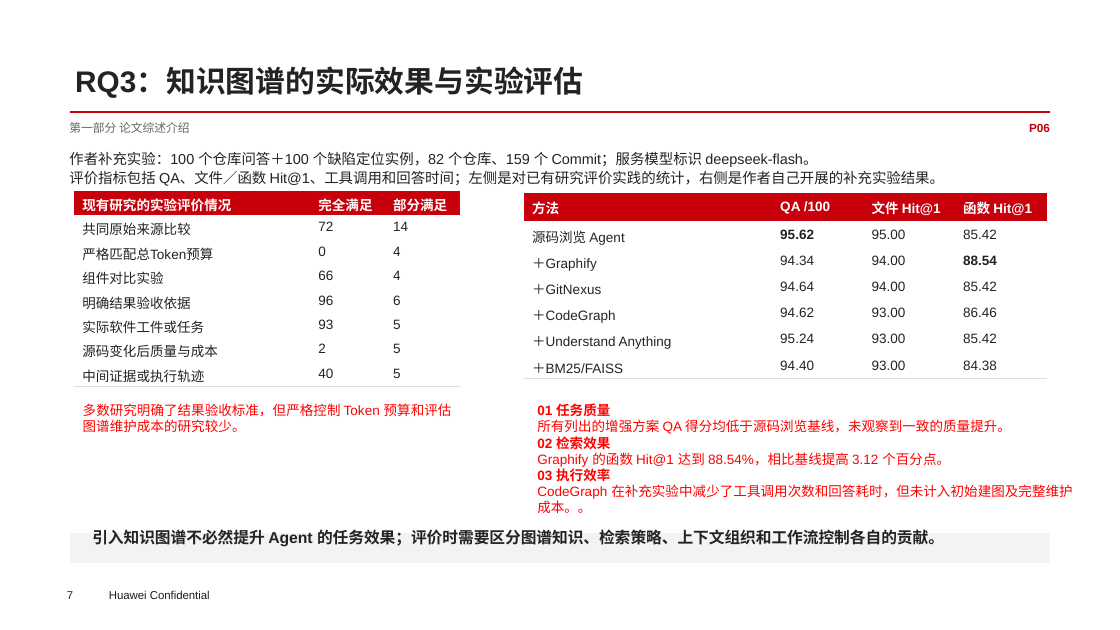
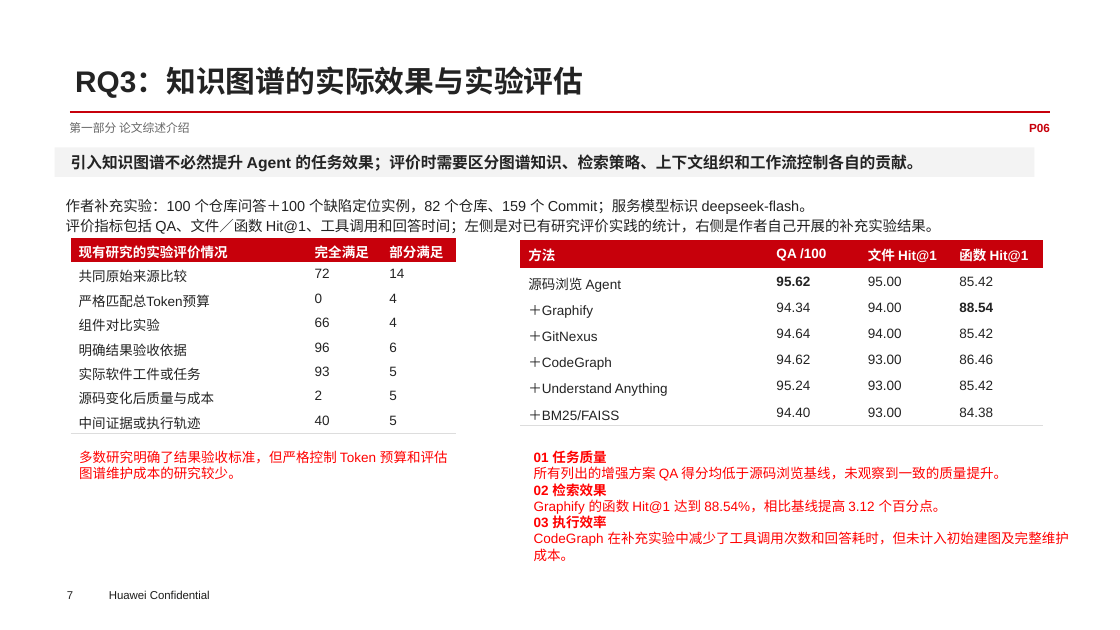
Before and after one commit to ichab/rk8s, a slide deck: slide 7 of 面向Agent软件工程的知识图谱研究综述与技术洞察.pptx. Drawn at 1120x630 pixels with LibreOffice and Linux fonts; fonts in the diff are those of the drawing; background and template pictures are left out. Boxes give left, top, right and bottom in pixels: in the first picture for what was removed or moved away, otherwise in the second. Text is boxed around its words. In the diff, an @@ line names an element or a change of style, - is before the commit and + after.

```diff
--- a/面向Agent软件工程的知识图谱研究综述与技术洞察.pptx
+++ b/面向Agent软件工程的知识图谱研究综述与技术洞察.pptx
@@ rectangle: place and size @@
-rectangle at (70, 533, 1049, 563)
+rectangle at (55, 147, 1034, 176)
@@ text "引入知识图谱不必然提升 Agent 的任务效果；评价时需要区分图谱知识、检索策略、上下文组织和工作流控制各自的贡献。": place and size @@
-text "引入知识图谱不必然提升 Agent 的任务效果；评价时需要区分图谱知识、检索策略、上下文组织和工作流控制各自的贡献。" at (92, 529, 944, 547)
+text "引入知识图谱不必然提升 Agent 的任务效果；评价时需要区分图谱知识、检索策略、上下文组织和工作流控制各自的贡献。" at (71, 154, 922, 172)
@@ 3 texts, 2 tables: place and size @@
-3 texts, 2 tables at (69, 152, 1072, 513)
+3 texts, 2 tables at (66, 199, 1069, 561)
@@ text at (534, 531, 1069, 561): text changed @@
-CodeGraph 在补充实验中减少了工具调用次数和回答耗时，但未计入初始建图及完整维护成本。。
+CodeGraph 在补充实验中减少了工具调用次数和回答耗时，但未计入初始建图及完整维护成本。
```
Also in this commit, not shown: 15 other slides changed.
